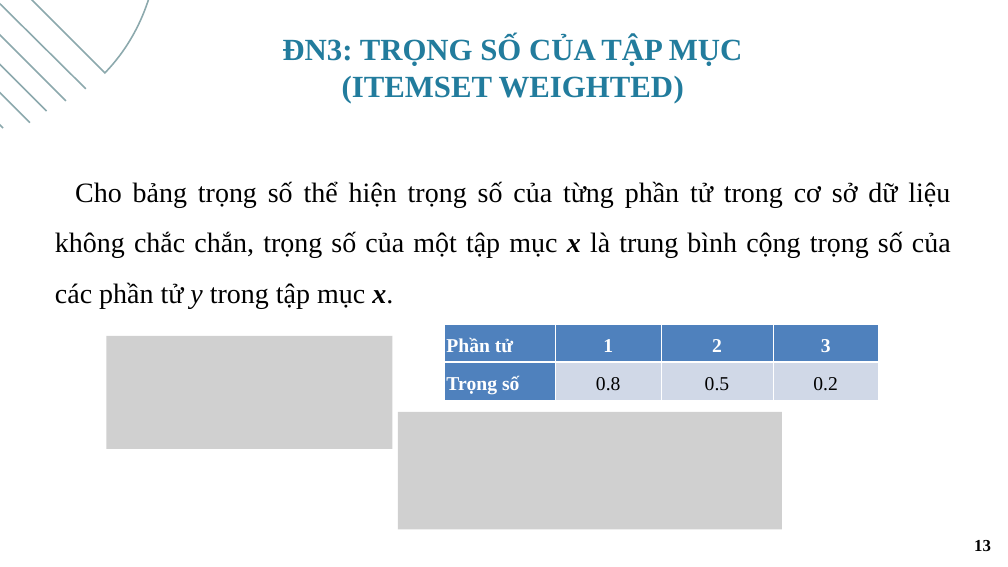
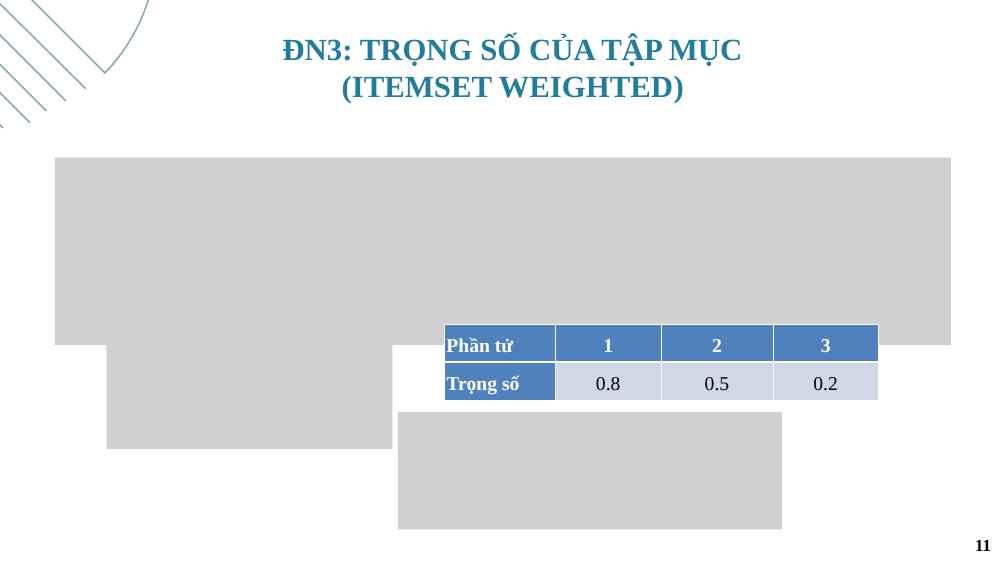
Before and after one commit to AceGnuh/khoa-luan, a slide deck: slide 11 of report/CD.8_NguyenChiThien_52000052.pptx (slide 13 before the commit). Drawn at 1008x567 pixels with LibreOffice and Linux fonts; fonts in the diff are those of the drawing; grey boxes stand for pictures; background and template pictures are left out. Boxes give left, top, right and bottom in pixels: in the first picture for what was removed or moved away, otherwise in the second. Text is boxed around its words. In the diff, an @@ line names an element or a change of style, - is before the commit and + after.

```diff
--- a/report/CD.8_NguyenChiThien_52000052.pptx
+++ b/report/CD.8_NguyenChiThien_52000052.pptx
@@ picture added at (55,157,951,345) @@
@@ text removed at (55,181,951,308) @@
-Cho bảng trọng số thể hiện trọng số của từng phần tử trong cơ sở dữ liệu không chắc chắn, trọng số của một tập mục x là trung bình cộng trọng số của các phần tử y trong tập mục x.
@@ page number at (975,540,991,551): text changed @@
-13
+11
```
Also in this commit, not shown: 10 other slides changed, 3 slides added, 6 other files.
